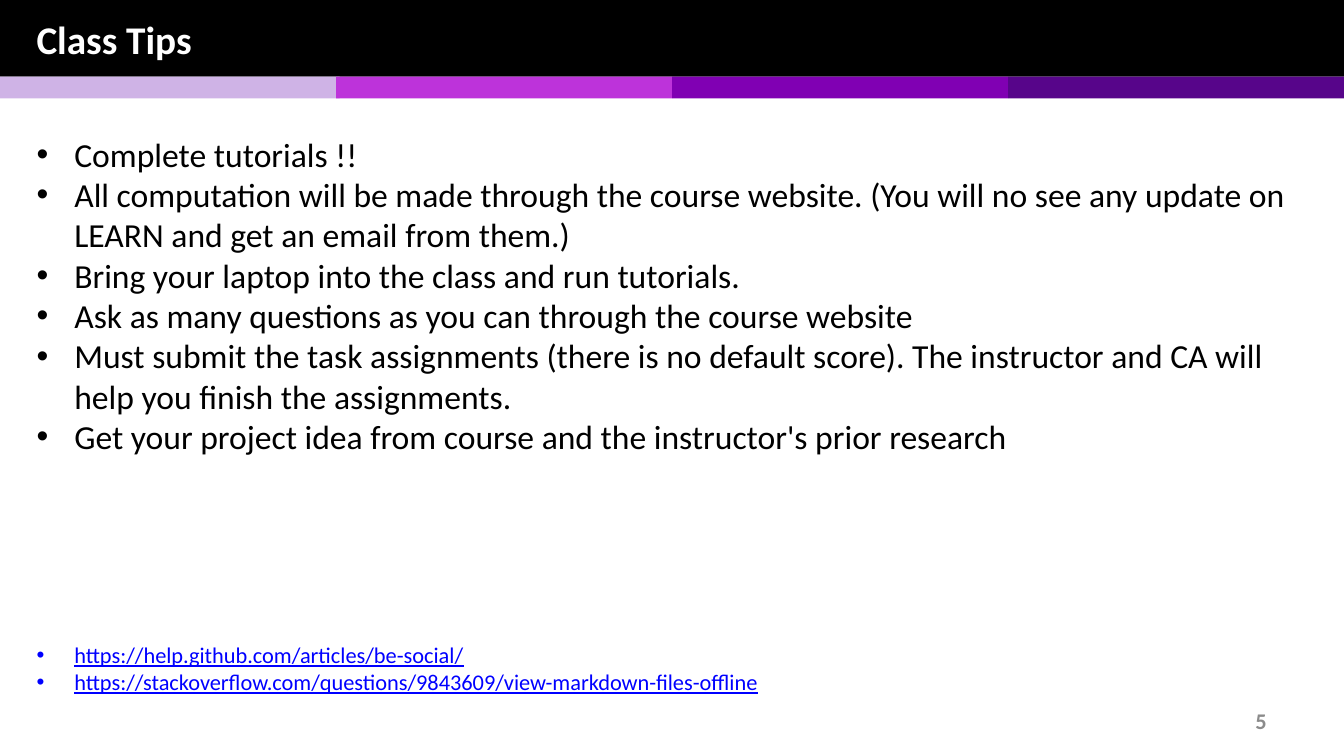
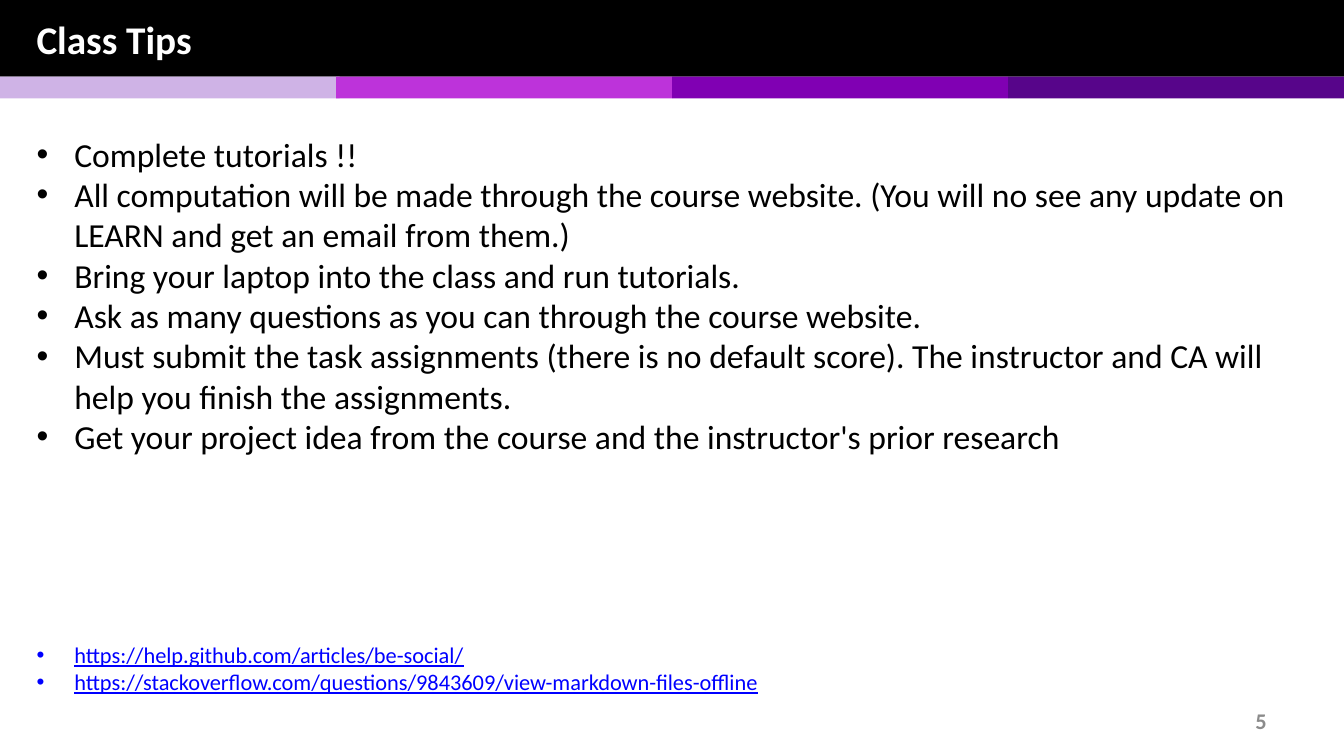
Before and after one commit to chulminy/CIVE497-CIVE700, a slide deck: slide 5 of lecture/introduction/CIVE497_700_Yeum_Course_Syllabus_V4.pptx. Drawn at 1344x756 pixels with LibreOffice and Linux fonts; fonts in the diff are those of the drawing. Boxes give left, top, right and bottom in pixels: in the first picture for what was removed or moved away, otherwise in the second. Text is boxed around its words. In the diff, an @@ line names an element or a change of style, - is before the commit and + after.

```diff
--- a/lecture/introduction/CIVE497_700_Yeum_Course_Syllabus_V4.pptx
+++ b/lecture/introduction/CIVE497_700_Yeum_Course_Syllabus_V4.pptx
@@ text at bbox=[74, 304, 921, 334]: text changed @@
-• Ask as many questions as you can through the course website
+• Ask as many questions as you can through the course website.
@@ text at bbox=[74, 425, 1059, 455]: text changed @@
-• Get your project idea from course and the instructor's prior research
+• Get your project idea from the course and the instructor's prior research
```
Also in this commit, not shown: 2 other files.
